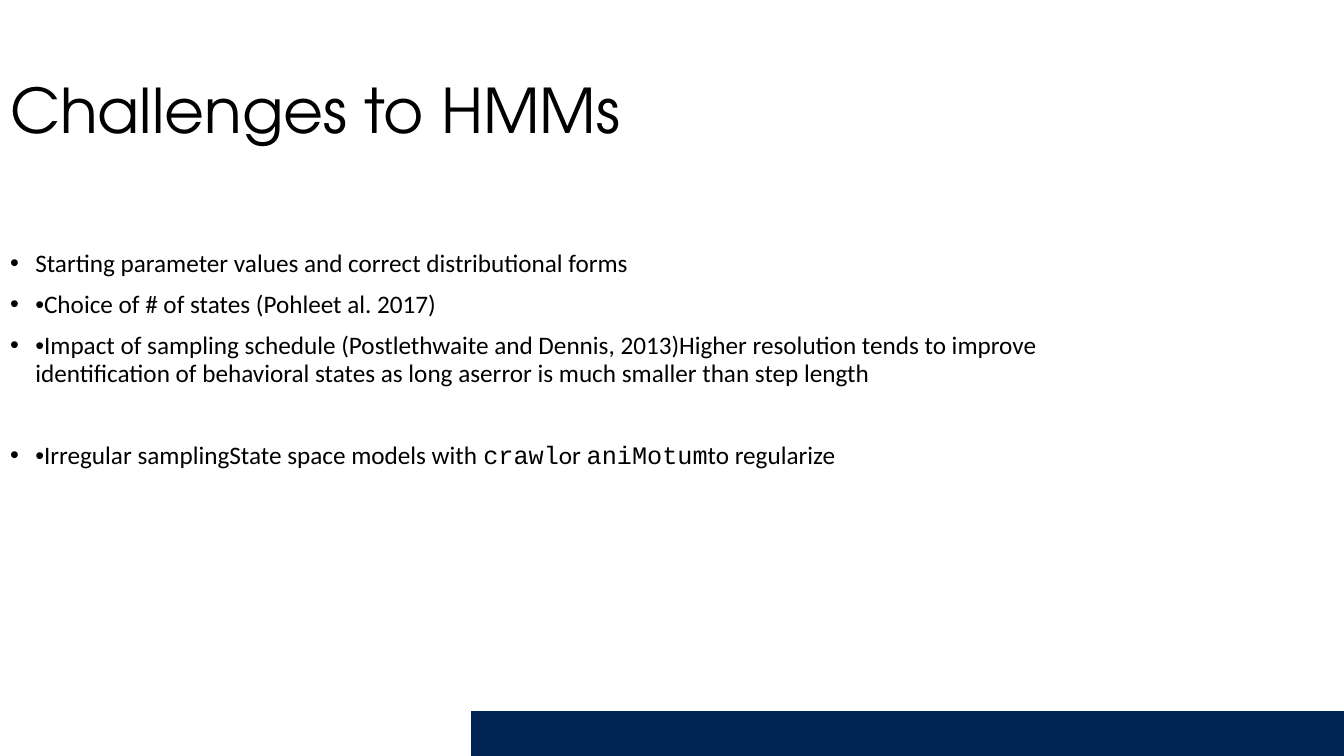
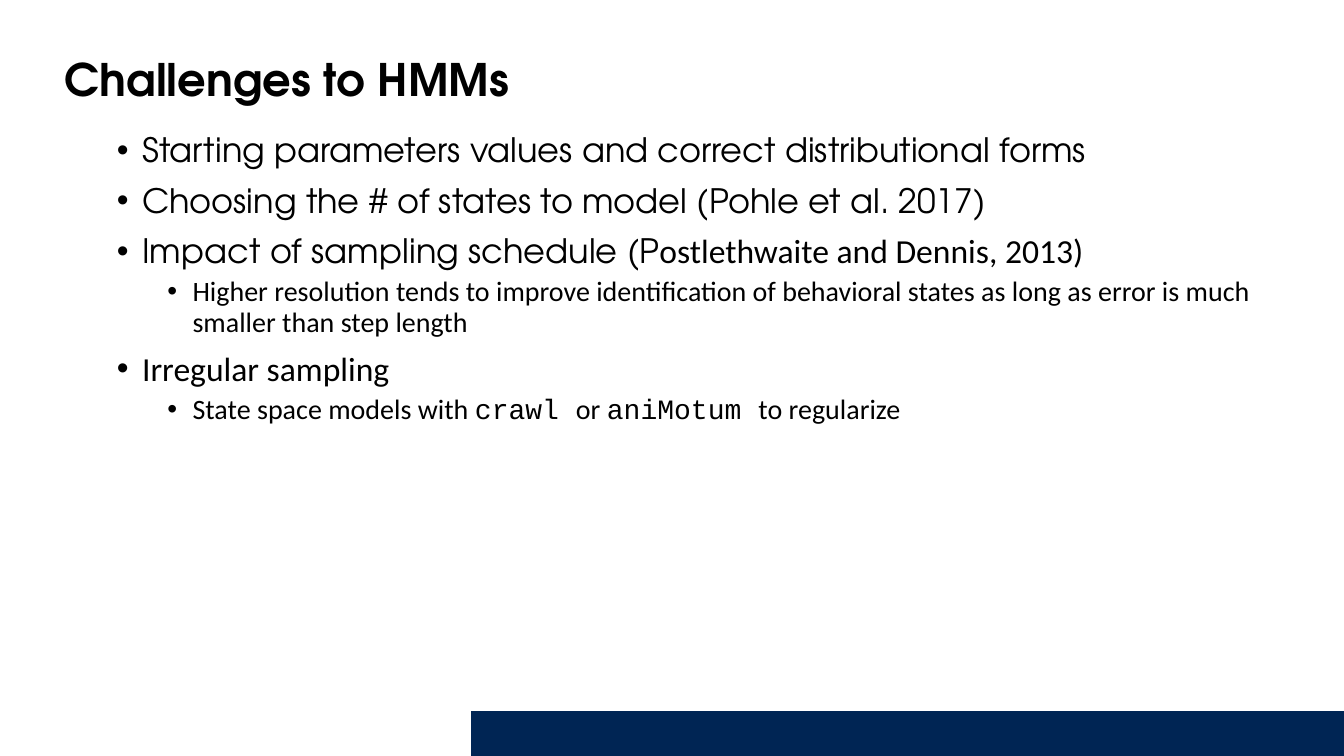
Before and after one commit to Smithsonian/Introduction_HMM, a slide deck: slide 13 of Presentation/IntroAnimalMovements_HMMs.pptx. Drawn at 1344x756 pixels with LibreOffice and Linux fonts; fonts in the diff are those of the drawing; background and template pictures are left out. Boxes give left, top, right and bottom in pixels: in the first picture for what was removed or moved away, otherwise in the second. Text is boxed around its words. In the diff, an @@ line names an element or a change of style, - is before the commit and + after.

Commit message:
Update to presentation

```diff
--- a/Presentation/IntroAnimalMovements_HMMs.pptx
+++ b/Presentation/IntroAnimalMovements_HMMs.pptx
@@ text "Challenges to HMMs": place and size @@
-text "Challenges to HMMs" at box(10, 86, 620, 147)
+text "Challenges to HMMs" at box(65, 62, 509, 106)
@@ text "Challenges to HMMs" at box(65, 62, 509, 106): size 44 to 32 pt, bold on @@
@@ text at box(142, 136, 1250, 424): text changed; size 18 to 24 pt @@
-• Starting parameter values and correct distributional forms
-• •Choice of # of states (Pohleet al. 2017)
-• •Impact of sampling schedule (Postlethwaite and Dennis, 2013)Higher resolution tends to improve identification of behavioral states as long aserror is much smaller than step length
-• •Irregular samplingState space models with crawlor aniMotumto regularize
+• Starting parameters values and correct distributional forms
+• Choosing the # of states to model (Pohle et al. 2017)
+• Impact of sampling schedule (Postlethwaite and Dennis, 2013)
+  • Higher resolution tends to improve identification of behavioral states as long as error is much smaller than step length
+• Irregular sampling
+  • State space models with crawl or aniMotum to regularize
```
Also in this commit, not shown: 9 other slides changed, 2 slides added, 2 slides removed.
